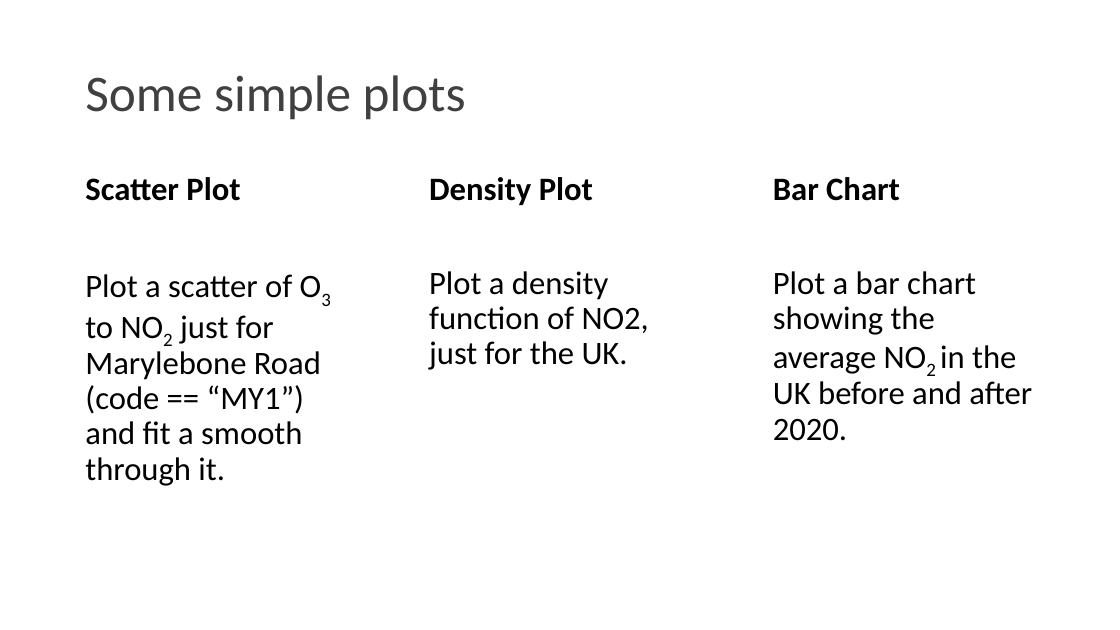
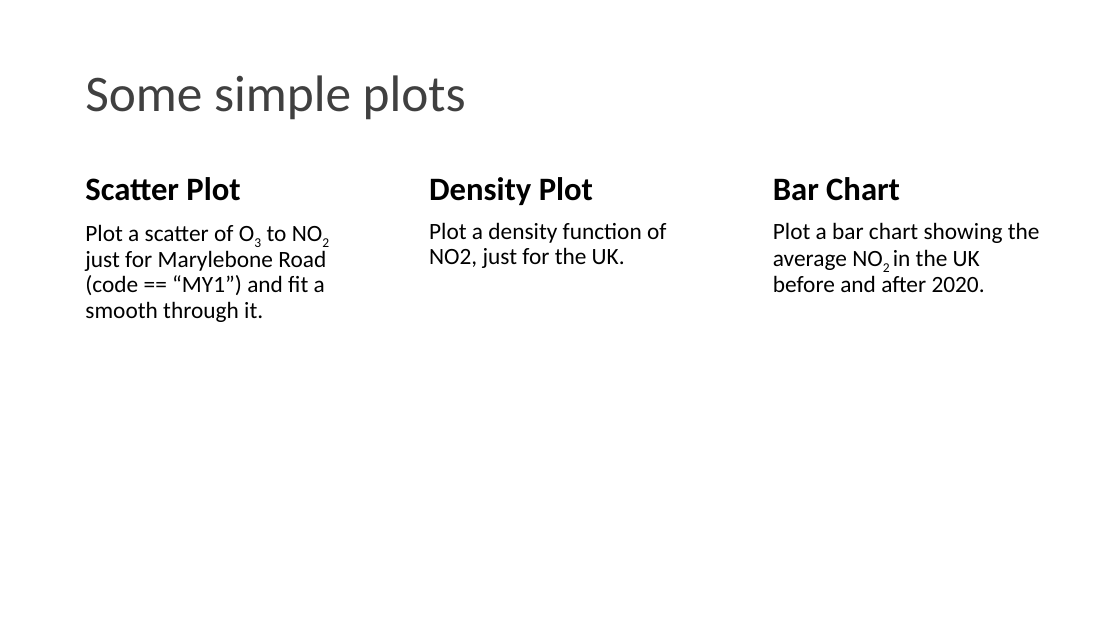
Before and after one commit to lucy-web-0812/r-course, a slide deck: slide 6 of workshop_dataviz/activities/dataviz.pptx. Drawn at 1120x630 pixels with LibreOffice and Linux fonts; fonts in the diff are those of the drawing. Boxes give left, top, right and bottom in pixels: in the first picture for what was removed or moved away, otherwise in the second. Text is boxed around its words. In the diff, an @@ line names an element or a change of style, - is before the commit and + after.

```diff
--- a/workshop_dataviz/activities/dataviz.pptx
+++ b/workshop_dataviz/activities/dataviz.pptx
@@ text at (85, 224, 326, 322): size 28 to 20 pt in "Plot a scatter of O3 to NO2 ..." @@
@@ text at (429, 222, 666, 268): size 28 to 20 pt in "Plot a density function of NO2, just ..." @@
@@ text at (773, 222, 1040, 292): size 28 to 20 pt in "Plot a bar chart showing the average ..." @@
```
Also in this commit, not shown: 4 slides added.
